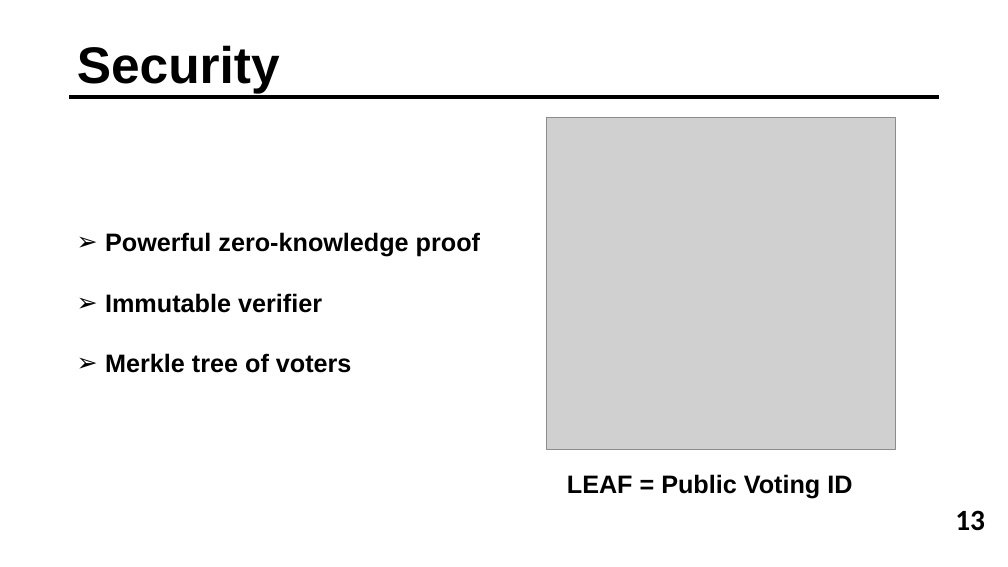
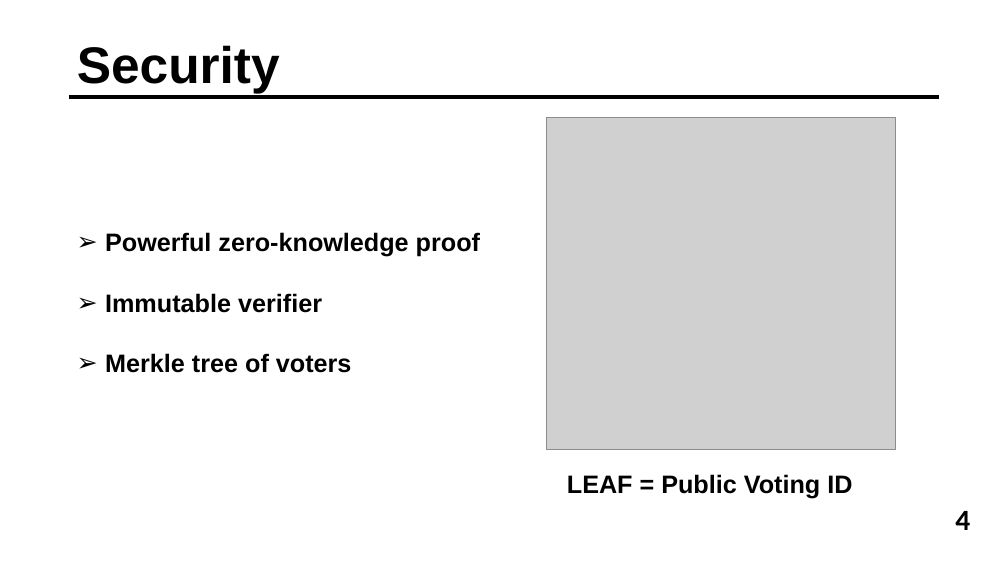
Before and after one commit to AMIRKHANEF/Z-Voting, a slide deck: slide 5 of Z-Voting presentation.pptx (slide 4 before the commit). Drawn at 1008x567 pixels with LibreOffice and Linux fonts; fonts in the diff are those of the drawing; grey boxes stand for pictures. Boxes give left, top, right and bottom in pixels: in the first picture for what was removed or moved away, otherwise in the second. Text is boxed around its words. In the diff, an @@ line names an element or a change of style, - is before the commit and + after.

```diff
--- a/Z-Voting presentation.pptx
+++ b/Z-Voting presentation.pptx
@@ text at (x1=955, y1=511, x2=970, y2=530): text changed @@
-13
+4
```
Also in this commit, not shown: 2 other slides changed, 6 slides added, 2 slides removed.
